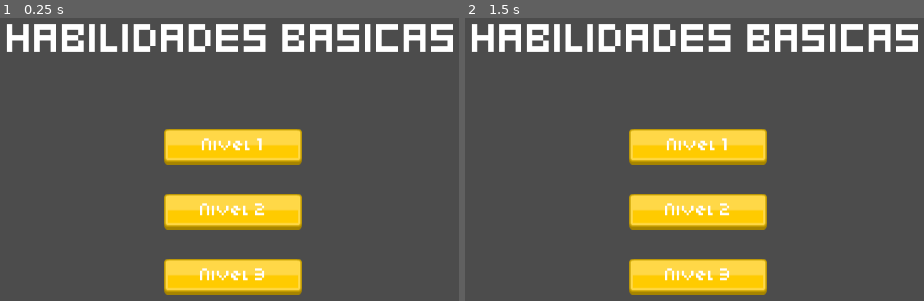
Above: before the commit, frames 1-2 (left to right).
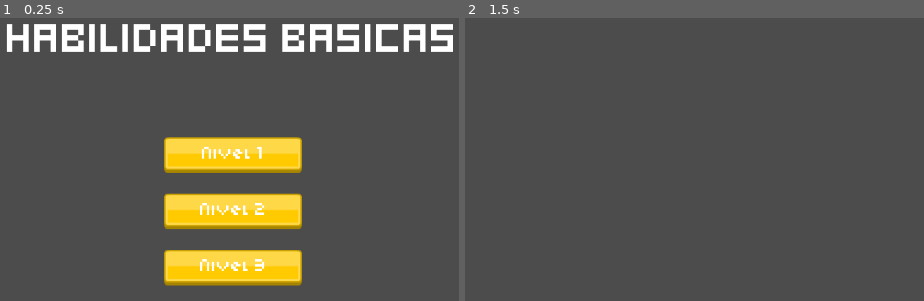
Above: after the commit, the same moments.

Repository: michelcalisto/habilidades-basicas
Game: Godot game, scene res://title-screen/TitleScreen.tscn
Two runs of this game, one before a commit and one after it. Both use one fixed random seed, a clock stepped at 60 frames per second and the inputs below.
Inputs (mouse positions are in pixels of both pictures, inside the frame that each line leads up to; where the layout moved, square brackets give the same spot in the first picture):
- Up to frame 1 (0.25 s): no input
- Up to frame 2 (1.5 s): click (699, 153) [699, 145] at 0.5 s; click (699, 210) at 1.27 s

The runs differ from the first frame. In frame 1, 8.0% of the frame differs, in the area x 35-66%, y 39-98%; in frame 2, 17%, in the area x 1-99%, y 2-98%.

Commit message:
Menu funcional

Diff:
--- /dev/null
+++ b/data/objects.json
@@ -0,0 +1,20 @@
+{
+  "01": {
+    "name": "",
+    "value": "",
+    "sound": "",
+    "image": ""
+  },
+  "02": {
+    "name": "",
+    "value": "",
+    "sound": "",
+    "image": ""
+  },
+  "03": {
+    "name": "",
+    "value": "",
+    "sound": "",
+    "image": ""
+  },
+}
--- /dev/null
+++ b/title-screen/TitleScreen.gd
@@ -0,0 +1,10 @@
+extends Control
+
+func _on_TextureButton_pressed():
+	get_tree().change_scene("res://nivel1/Nivel1.tscn")
+
+func _on_TextureButton2_pressed():
+	get_tree().change_scene("res://nivel2/Nivel2.tscn")
+
+func _on_TextureButton3_pressed():
+	get_tree().change_scene("res://nivel3/Nivel3.tscn")
--- a/title-screen/TitleScreen.tscn
+++ b/title-screen/TitleScreen.tscn
@@ -7,6 +7,7 @@
 [ext_resource path="res://assets/buttons/button-pressed2.png" type="Texture" id=5]
 [ext_resource path="res://assets/buttons/button-normal1.png" type="Texture" id=6]
 [ext_resource path="res://assets/buttons/button-pressed1.png" type="Texture" id=7]
+[ext_resource path="res://title-screen/TitleScreen.gd" type="Script" id=8]
 
 [sub_resource type="DynamicFont" id=1]
 size = 70
@@ -15,6 +16,7 @@
 [node name="TitleScreen" type="Control"]
 anchor_right = 1.0
 anchor_bottom = 1.0
+script = ExtResource( 8 )
 __meta__ = {
 "_edit_use_anchors_": false
 }
@@ -51,36 +53,61 @@
 size_flags_vertical = 3
 
 [node name="VBoxContainer" type="VBoxContainer" parent="MarginContainer/Menu/MarginContainer"]
-margin_top = 80.0
+margin_top = 115.0
 margin_right = 1040.0
-margin_bottom = 388.0
+margin_bottom = 352.0
 size_flags_vertical = 4
 
 [node name="TextureButton" type="TextureButton" parent="MarginContainer/Menu/MarginContainer/VBoxContainer"]
-margin_right = 1040.0
-margin_bottom = 100.0
-rect_min_size = Vector2( 220, 100 )
+margin_left = 410.0
+margin_top = -1.0
+margin_right = 630.0
+margin_bottom = 56.0
+rect_min_size = Vector2( 220, 57 )
+size_flags_horizontal = 4
+size_flags_vertical = 4
 texture_normal = ExtResource( 6 )
 texture_pressed = ExtResource( 7 )
 expand = true
 stretch_mode = 3
 
+[node name="MarginContainer" type="MarginContainer" parent="MarginContainer/Menu/MarginContainer/VBoxContainer"]
+margin_top = 61.0
+margin_right = 1040.0
+margin_bottom = 86.0
+rect_min_size = Vector2( 0, 25 )
+
 [node name="TextureButton2" type="TextureButton" parent="MarginContainer/Menu/MarginContainer/VBoxContainer"]
-margin_top = 104.0
-margin_right = 1040.0
-margin_bottom = 204.0
-rect_min_size = Vector2( 220, 100 )
+margin_left = 410.0
+margin_top = 89.0
+margin_right = 630.0
+margin_bottom = 146.0
+rect_min_size = Vector2( 220, 57 )
+size_flags_horizontal = 4
+size_flags_vertical = 4
 texture_normal = ExtResource( 2 )
 texture_pressed = ExtResource( 5 )
 expand = true
 stretch_mode = 3
 
+[node name="MarginContainer2" type="MarginContainer" parent="MarginContainer/Menu/MarginContainer/VBoxContainer"]
+margin_top = 151.0
+margin_right = 1040.0
+margin_bottom = 176.0
+rect_min_size = Vector2( 0, 25 )
+
 [node name="TextureButton3" type="TextureButton" parent="MarginContainer/Menu/MarginContainer/VBoxContainer"]
-margin_top = 208.0
-margin_right = 1040.0
-margin_bottom = 308.0
-rect_min_size = Vector2( 220, 100 )
+margin_left = 410.0
+margin_top = 179.0
+margin_right = 630.0
+margin_bottom = 236.0
+rect_min_size = Vector2( 220, 57 )
+size_flags_horizontal = 4
+size_flags_vertical = 4
 texture_normal = ExtResource( 3 )
 texture_pressed = ExtResource( 4 )
 expand = true
 stretch_mode = 3
+[connection signal="pressed" from="MarginContainer/Menu/MarginContainer/VBoxContainer/TextureButton" to="." method="_on_TextureButton_pressed"]
+[connection signal="pressed" from="MarginContainer/Menu/MarginContainer/VBoxContainer/TextureButton2" to="." method="_on_TextureButton2_pressed"]
+[connection signal="pressed" from="MarginContainer/Menu/MarginContainer/VBoxContainer/TextureButton3" to="." method="_on_TextureButton3_pressed"]
Not shown: 1 places in title-screen/TitleScreen.tscn that only renumber resources
